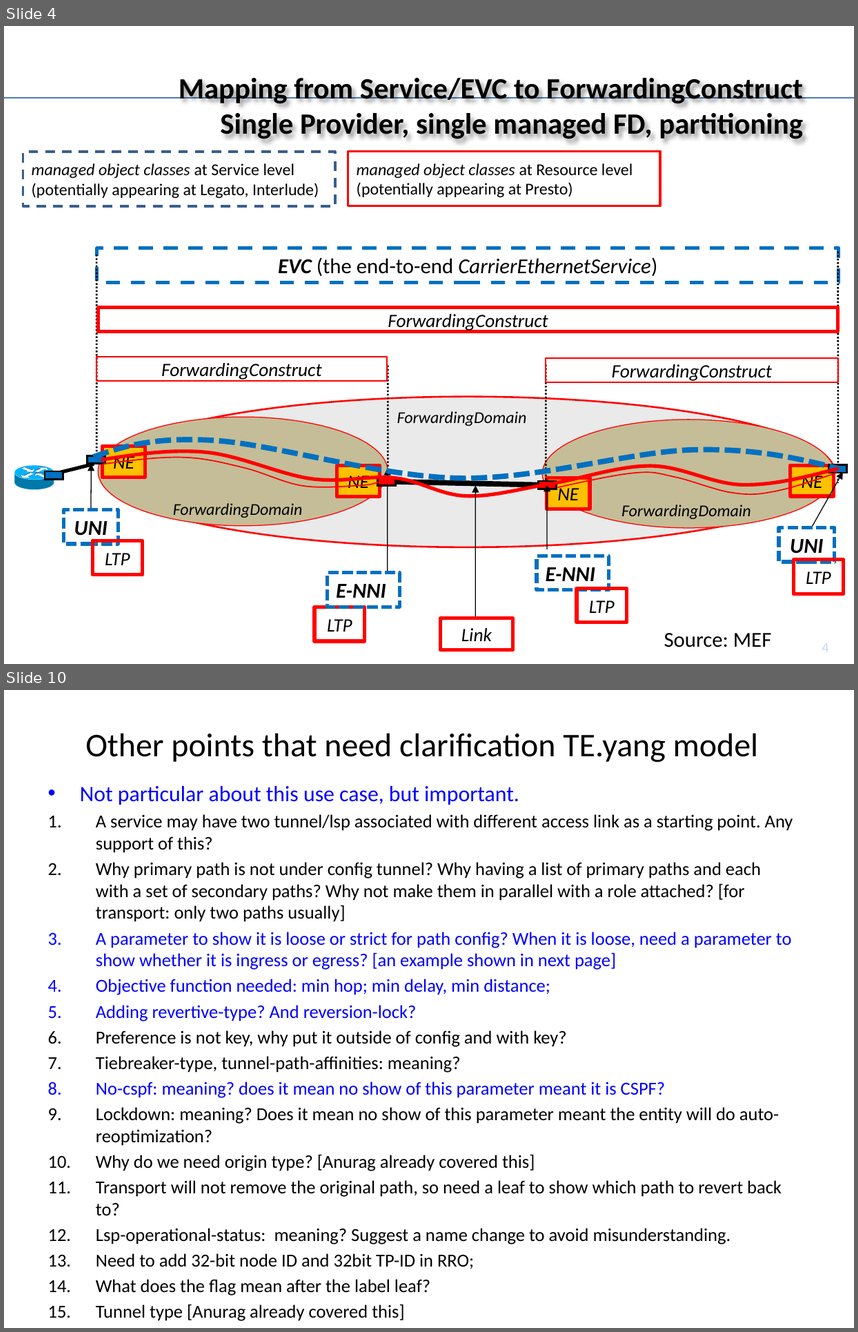
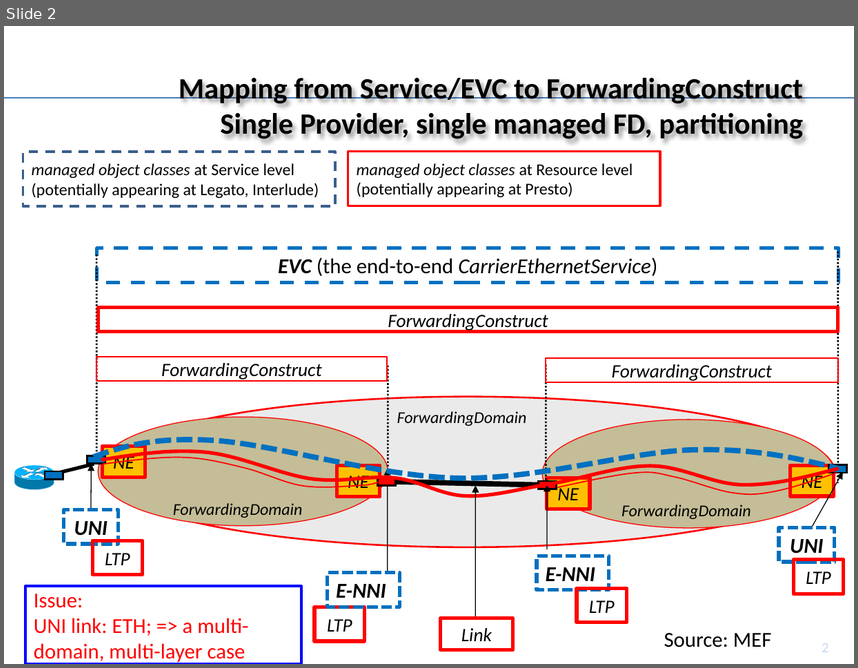
Before and after one commit to TransportModels/IETF-Transport-Modeling, a slide deck: Transport-UseCases/UC#3_P2P_SingleProvider_MultiDomainTopology.pptx. Shown one above the other, each under a label of ours: slides 4 and 10 before the commit, slide 2 after it; the slides between them are not shown. The pictures are 858x1332 and 858x668 pixels, drawn with LibreOffice and Linux fonts; fonts in the diff are those of the drawing; background and template pictures are left out. Boxes give left, top, right and bottom in pixels: in the first picture for what was removed or moved away, otherwise in the second. Text is boxed around its words. In the diff, an @@ line names an element or a change of style, - is before the commit and + after.

```diff
--- a/Transport-UseCases/UC#3_P2P_SingleProvider_MultiDomainTopology.pptx
+++ b/Transport-UseCases/UC#3_P2P_SingleProvider_MultiDomainTopology.pptx
@@ slide 10 removed at (4, 690, 854, 1328), background #FFFFFF @@
@@ title removed at (85, 733, 758, 762) @@
-Other points that need clarification TE.yang model
@@ text removed at (80, 786, 793, 1321) @@
-• Not particular about this use case, but important.
-1. A service may have two tunnel/lsp associated with different access link as a starting point. Any support of this?
-2. Why primary path is not under config tunnel? Why having a list of primary paths and each with a set of secondary paths? Why not make them in parallel with a role attached? [for transport: only two paths usually]
-3. A parameter to show it is loose or strict for path config? When it is loose, need a parameter to show whether it is ingress or egress? [an example shown in next page]
-4. Objective function needed: min hop; min delay, min distance;
-5. Adding revertive-type? And reversion-lock?
-6. Preference is not key, why put it outside of config and with key?
-7. Tiebreaker-type, tunnel-path-affinities: meaning?
-8. No-cspf: meaning? does it mean no show of this parameter meant it is CSPF?
-9. Lockdown: meaning? Does it mean no show of this parameter meant the entity will do auto-reoptimization?
-10. Why do we need origin type? [Anurag already covered this]
-11. Transport will not remove the original path, so need a leaf to show which path to revert back to?
-12. Lsp-operational-status: meaning? Suggest a name change to avoid misunderstanding.
-13. Need to add 32-bit node ID and 32bit TP-ID in RRO;
-14. What does the flag mean after the label leaf?
-15. Tunnel type [Anurag already covered this]
-16. Life-cycle state covered?
-17. Only mentioned using NETCONF, also should include support using RESTCONF.
@@ what was slide 4 is now slide 2 @@
@@ slide 2 changed as well @@
@@ rectangle added at (25, 586, 301, 664), outline #0000FF 2 pt, 18 pt, text #FF0000 @@
+Issue:
+UNI link: ETH; => a multi-domain, multi-layer case
@@ page number at (822, 643, 829, 652): text changed @@
-4
+2
```
Also in this commit, not shown: 2 other slides changed, 9 slides added, 7 other slides removed.
